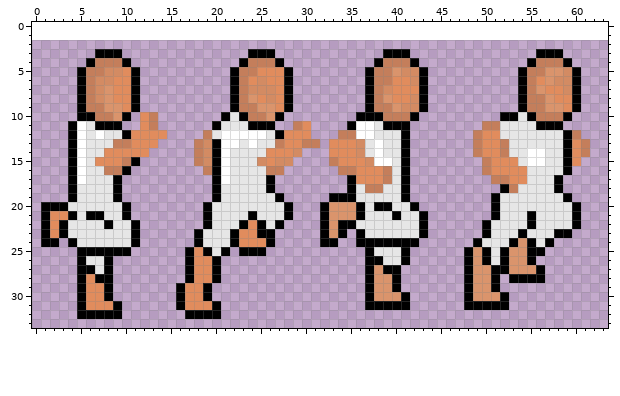
Two versions of one pixel-art sprite, Game/Player/run.png. The picture above was drawn from the file before the commit.
The file is 64x32 pixels. The old version is drawn lined up with the new one, on the new canvas.
After the commit:
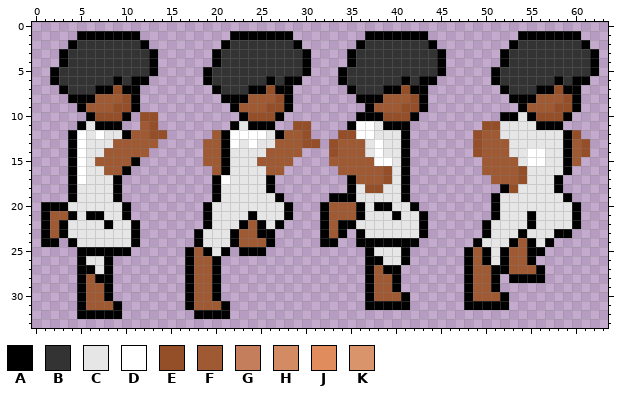
Palette (. is transparent): A #000000  B #333333  C #e6e6e6  D #ffffff  E #944f29  F #9f5a33  G #c47e5b  H #d38b63  J #e18c5d  K #da946c
Change:
canvas 64x32 -> 64x34, the old top-left corner now at 0,2
Changed rows in their new state; - is an unchanged pixel.
first column x 2:
 1 ---AAAAAAA----------AAAAAAA--------AAAAAAA----------AAAAAAA--
 2 --ABBBBBBBA--------ABBBBBBBA------ABBBBBBBA--------ABBBBBBBA-
 3 -ABBBBBBBBBA------ABBBBBBBBBA----ABBBBBBBBBA------ABBBBBBBBBA
 4 -ABBBBBBBBBA------ABBBBBBBBBA----ABBBBBBBBBA------ABBBBBBBBBA
 5 ABBBBBBBBBBA-----ABBBBBBBBBBA---ABBBBBBBBBBA-----ABBBBBBBBBBA
 6 ABBBBBBAB-A------ABBBBBBAB-A----ABBBBBBAB-A------ABBBBBBAB-A-
 7 -ABBBAAEA---------ABBBAAEA-------ABBBAAEA---------ABBBAAEA---
 8 --A-AFFFE----------A-AFFFE--------A-AFFFE----------A-AFFFE---
 9 ----FFFEE------------FFFEE----------FFFEE------------FFFEE---
10 ---.-EEE--EE-------..-EEE------------EEE--------------EEE----
11 --.A------FE------..A------EE-------------------EE-----------
12 ---------FFEE----.FA------FFE---EE-------------EFF--------E--
13 -------FFFFF----.FFA-----FFFEE-EFFF------------EFFF-------FE-
14 ------FFFFF-----.FFA----FFFF---EFFF------------EFFF-------FE-
15 -----FFFF-------.FFA---FFFF----FFFFF------------FFFF------F--
16 ------FF---------.FA----FF------FFFFFE----------FFFFE--------
17 ----------------------------------FFFE-----------FFFE--------
18 -----------------------------------EE--------------E---------
20 -------------------------------FFF---------------------------
21 FF-----------------------------FFF---------------------------
22 F---------------------F--------F-----------------------------
23 F--------------------FF--------F-----------------------------
24 ---------------------FFF----------------------------F--------
25 ----------------F------------------------------F---FF--------
26 ----------------FF-----------------------------F---FF--------
27 ----------------FF------------------F----------FF--FFF-------
28 ----F-----------FF------------------FF---------FF------------
29 ----FF--------.AFFA-----------------FF---------FF------------
30 ----FF--------.AFFA-----------------FFF--------FFF-----------
31 ----FFF-------.AFFFA-----------------------------------------
32 ---------------.---A-----------------------------------------
Pixel boxes of the changes (left, top, right, bottom) in both pictures:
changed: (50, 31, 167, 175)
changed: (176, 31, 446, 319)
changed: (473, 31, 599, 193)
changed: (50, 211, 68, 238)
changed: (473, 238, 536, 301)
changed: (86, 274, 113, 310)
